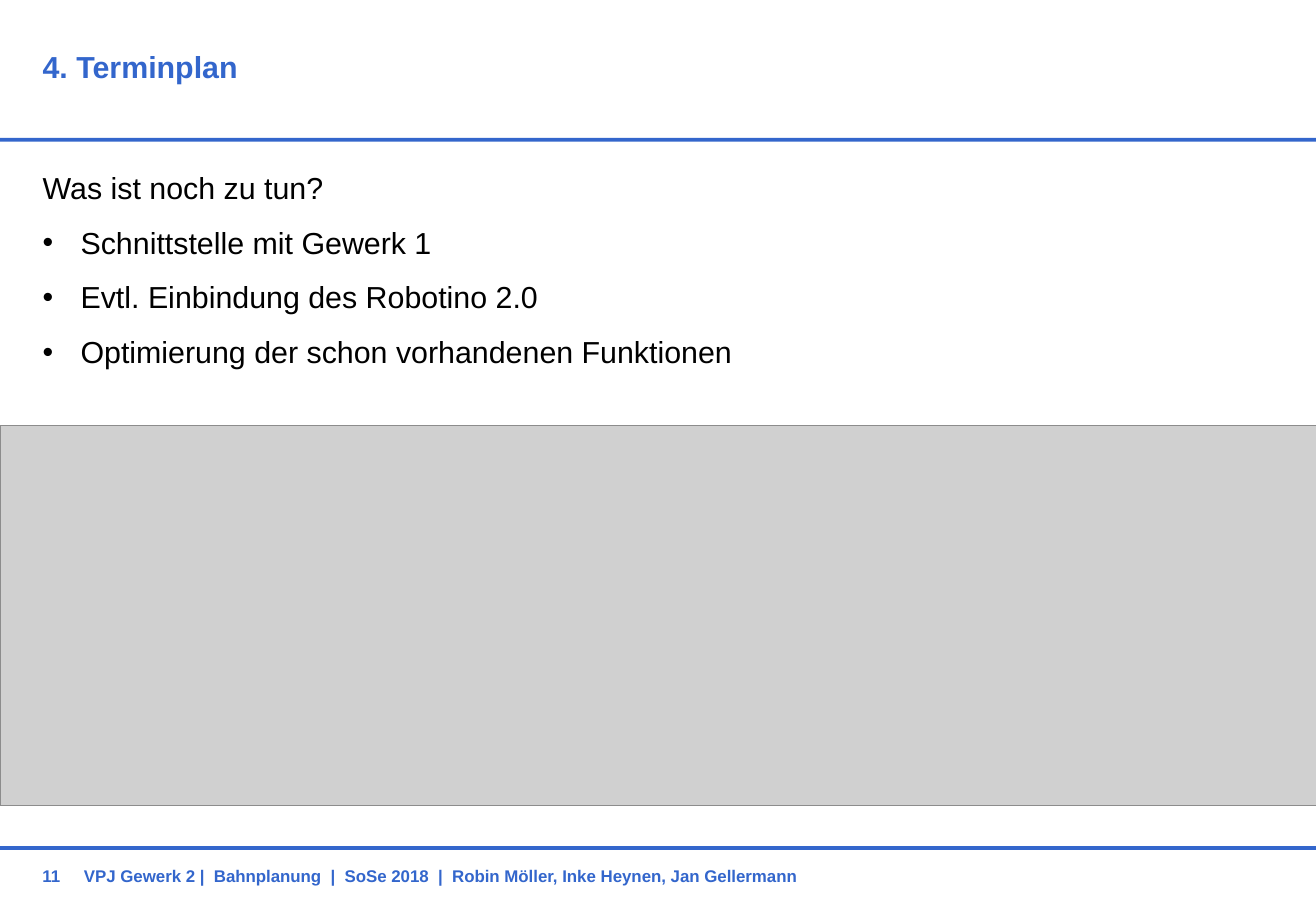
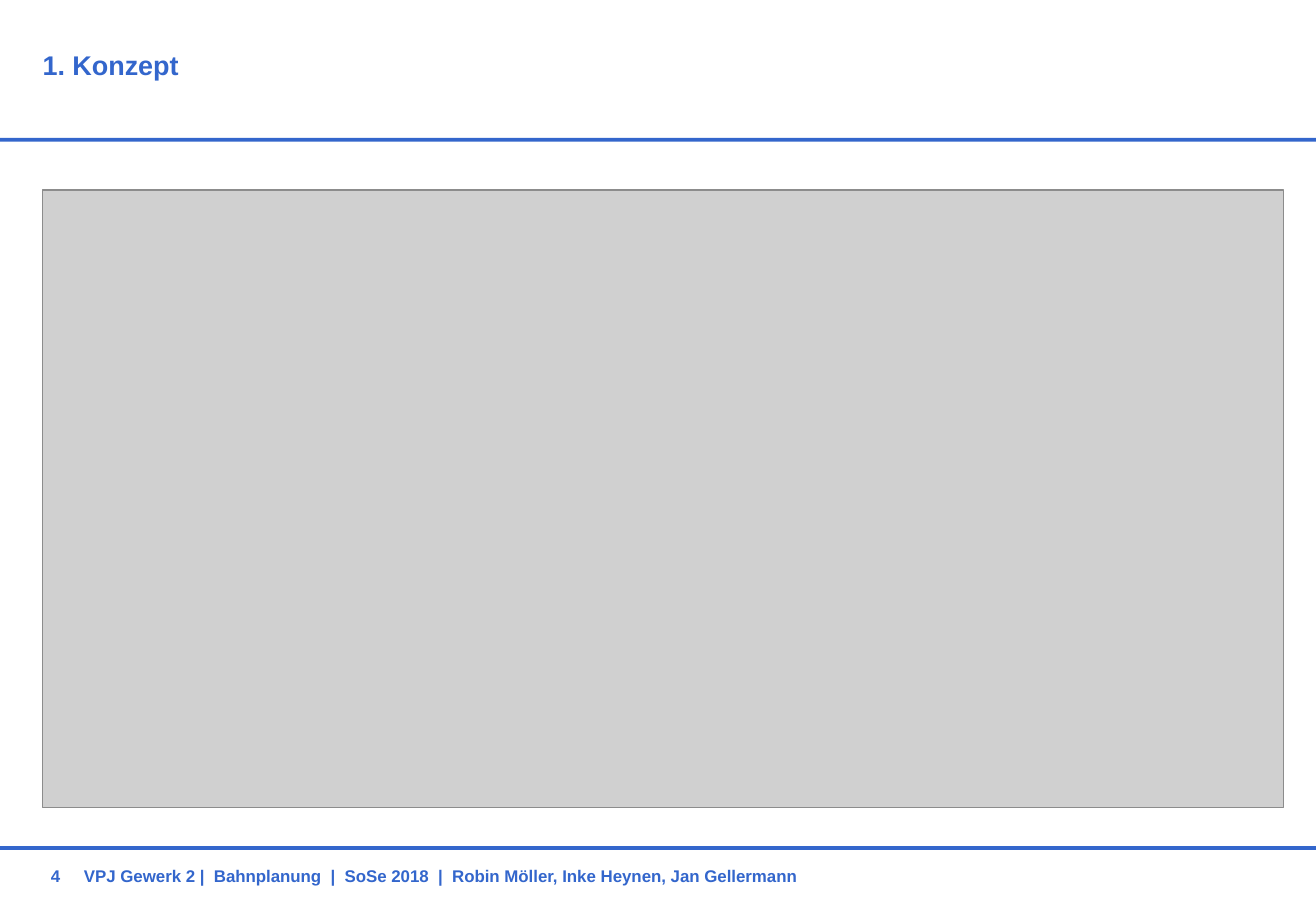
Before and after one commit to RobinMoeller/VPJ-Gewerk-2, a slide deck: slide 4 of Präsentationen/Endpräsi.pptx (slide 11 before the commit). Drawn at 1316x911 pixels with LibreOffice and Linux fonts; fonts in the diff are those of the drawing; grey boxes stand for pictures; background and template pictures are left out. Boxes give left, top, right and bottom in pixels: in the first picture for what was removed or moved away, otherwise in the second. Text is boxed around its words. In the diff, an @@ line names an element or a change of style, - is before the commit and + after.

```diff
--- a/Präsentationen/Endpräsi.pptx
+++ b/Präsentationen/Endpräsi.pptx
@@ title at <box>43,56,178,80</box>: text changed; size 18 to 16 pt @@
-4. Terminplan
+1. Konzept
@@ text removed at <box>43,177,732,369</box> @@
-Was ist noch zu tun?
-• Schnittstelle mit Gewerk 1
-• Evtl. Einbindung des Robotino 2.0
-• Optimierung der schon vorhandenen Funktionen
@@ picture: place and size @@
-picture at <box>0,425,1316,806</box>
+picture at <box>43,191,1284,808</box>
@@ page number at <box>51,870,60,882</box>: text changed @@
-11
+4
```
Also in this commit, not shown: 3 other slides changed, 1 slide added.
